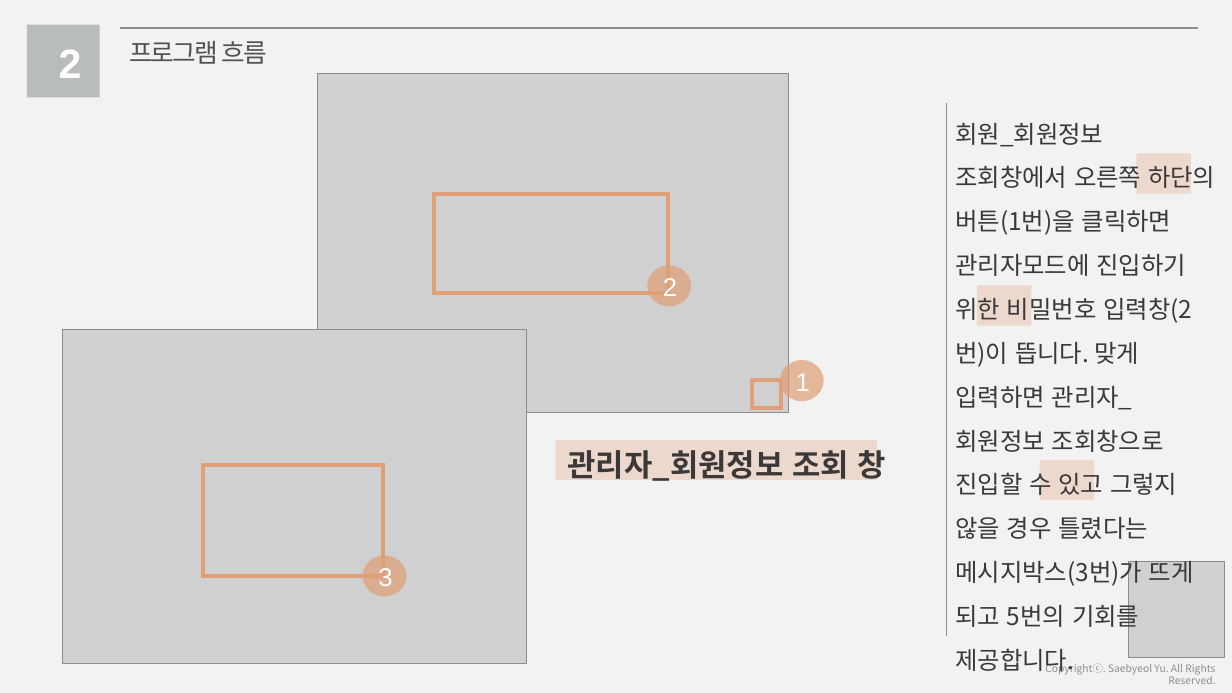
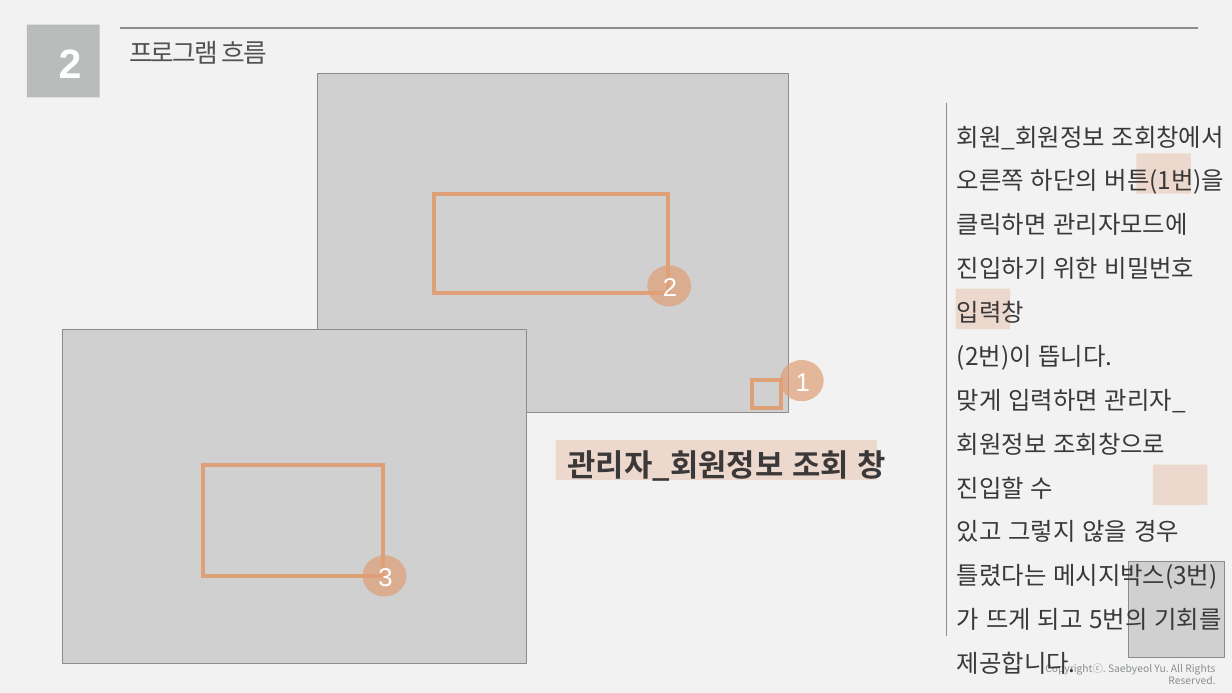
Before and after one commit to haileykim5418/hosting, a slide deck: slide 14 of 포폴_ppt3.pptx. Drawn at 1232x693 pixels with LibreOffice and Linux fonts; fonts in the diff are those of the drawing; grey boxes stand for pictures. Boxes give left, top, right and bottom in pixels: in the first picture for what was removed or moved away, otherwise in the second. Text is boxed around its words. In the diff, an @@ line names an element or a change of style, - is before the commit and + after.

```diff
--- a/포폴_ppt3.pptx
+++ b/포폴_ppt3.pptx
@@ text at (x1=957, y1=125, x2=1225, y2=674): text changed @@
-회원_회원정보 조회창에서 오른쪽 하단의 버튼(1번)을 클릭하면 관리자모드에 진입하기 위한 비밀번호 입력창(2번)이 뜹니다. 맞게 입력하면 관리자_회원정보 조회창으로 진입할 수 있고 그렇지 않을 경우 틀렸다는 메시지박스(3번)가 뜨게 되고 5번의 기회를 제공합니다.
+회원_회원정보 조회창에서
+오른쪽 하단의 버튼(1번)을 클릭하면 관리자모드에 진입하기 위한 비밀번호 입력창
+(2번)이 뜹니다.
+맞게 입력하면 관리자_회원정보 조회창으로 진입할 수
+있고 그렇지 않을 경우
+틀렸다는 메시지박스(3번)가 뜨게 되고 5번의 기회를 제공합니다.
@@ rectangle moved from (x1=977, y1=286, x2=1031, y2=326) to (x1=956, y1=289, x2=1010, y2=330) @@
@@ rectangle moved from (x1=1040, y1=460, x2=1094, y2=501) to (x1=1153, y1=465, x2=1208, y2=506) @@
```
Also in this commit, not shown: 8 other slides changed, 23 other files.
